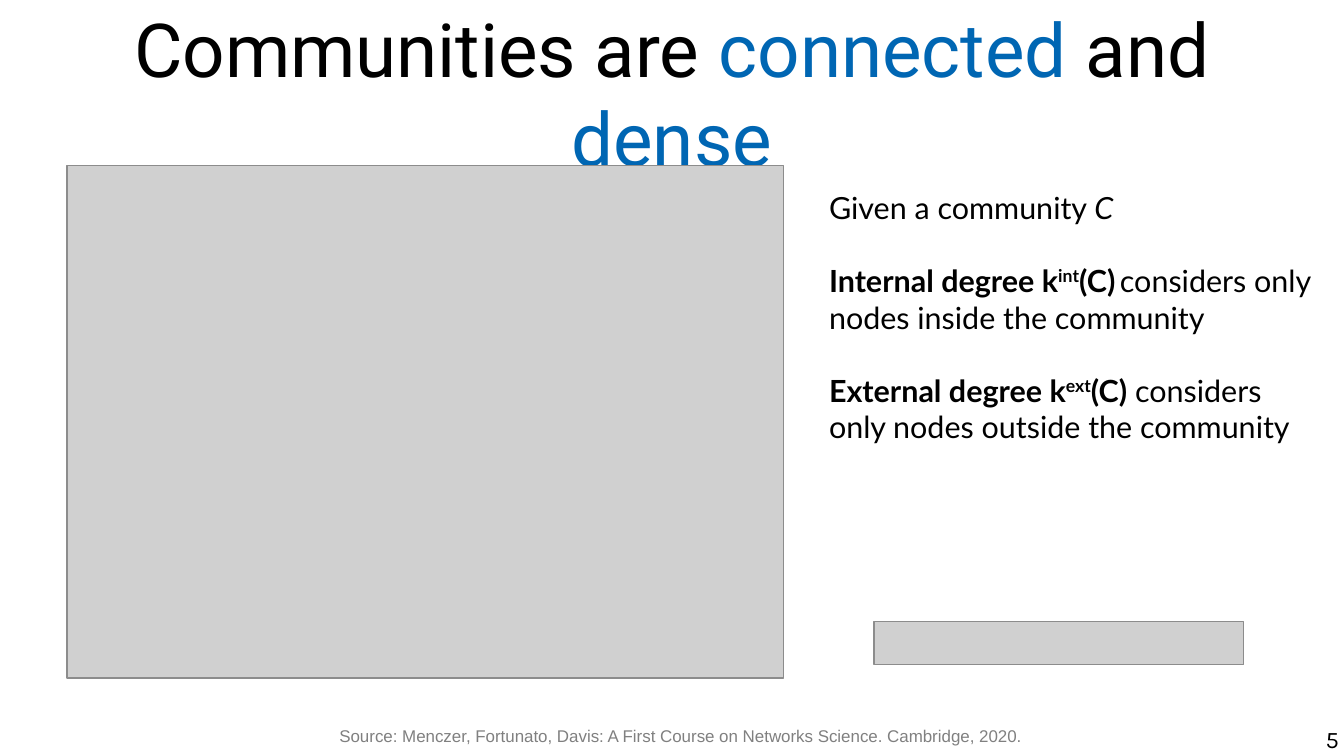
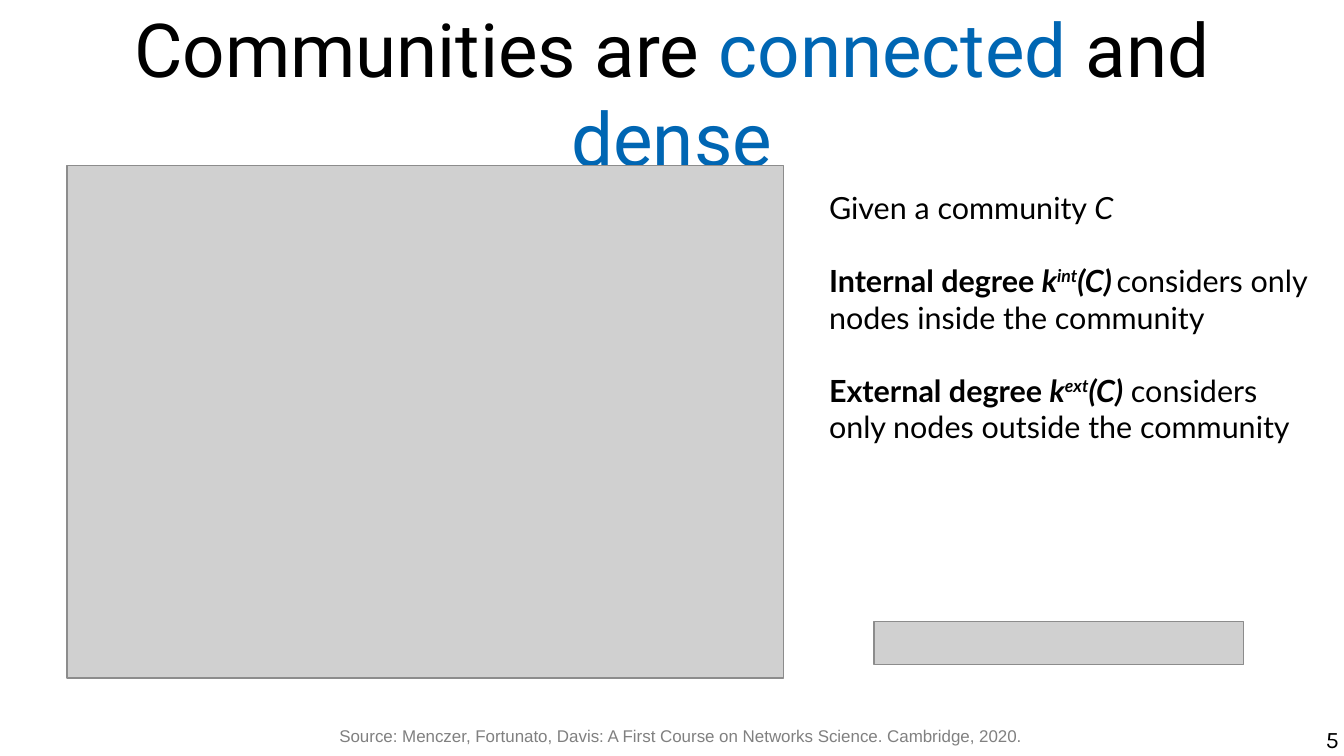
Before and after one commit to chatox/networks-science-course, a slide deck: slide 5 of theory/odp/tt21-finding_communities.odp. Drawn at 1344x756 pixels with LibreOffice and Linux fonts; fonts in the diff are those of the drawing; grey boxes stand for pictures. Boxes give left, top, right and bottom in pixels: in the first picture for what was removed or moved away, otherwise in the second. Text is boxed around its words. In the diff, an @@ line names an element or a change of style, - is before the commit and + after.

```diff
--- a/theory/odp/tt21-finding_communities.odp
+++ b/theory/odp/tt21-finding_communities.odp
@@ text at [829, 268, 1308, 444]: italic on in "kint(C)", "kext(C)" @@
```
Also in this commit, not shown: 2 other slides changed, 4 other files.
